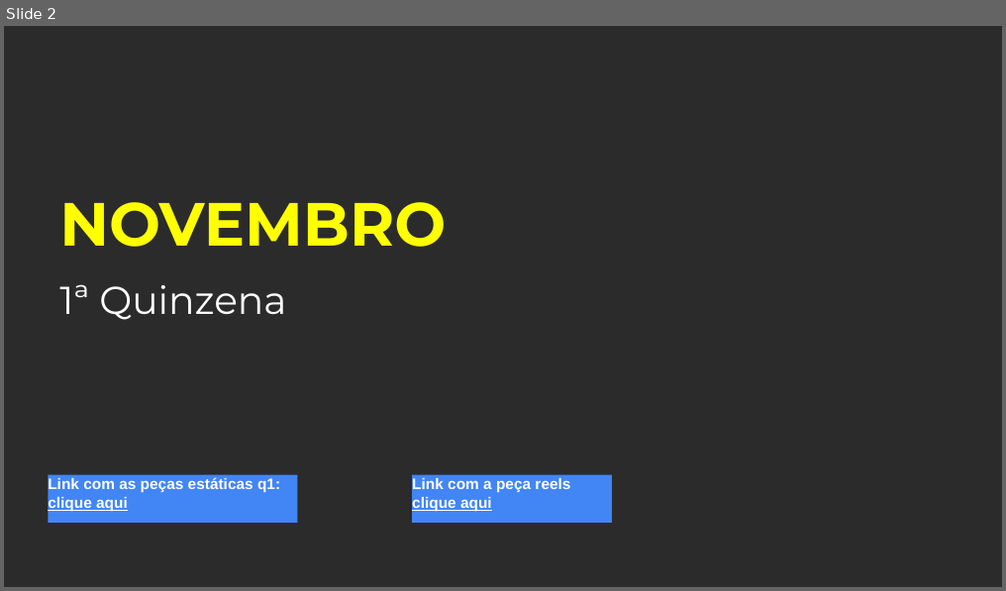
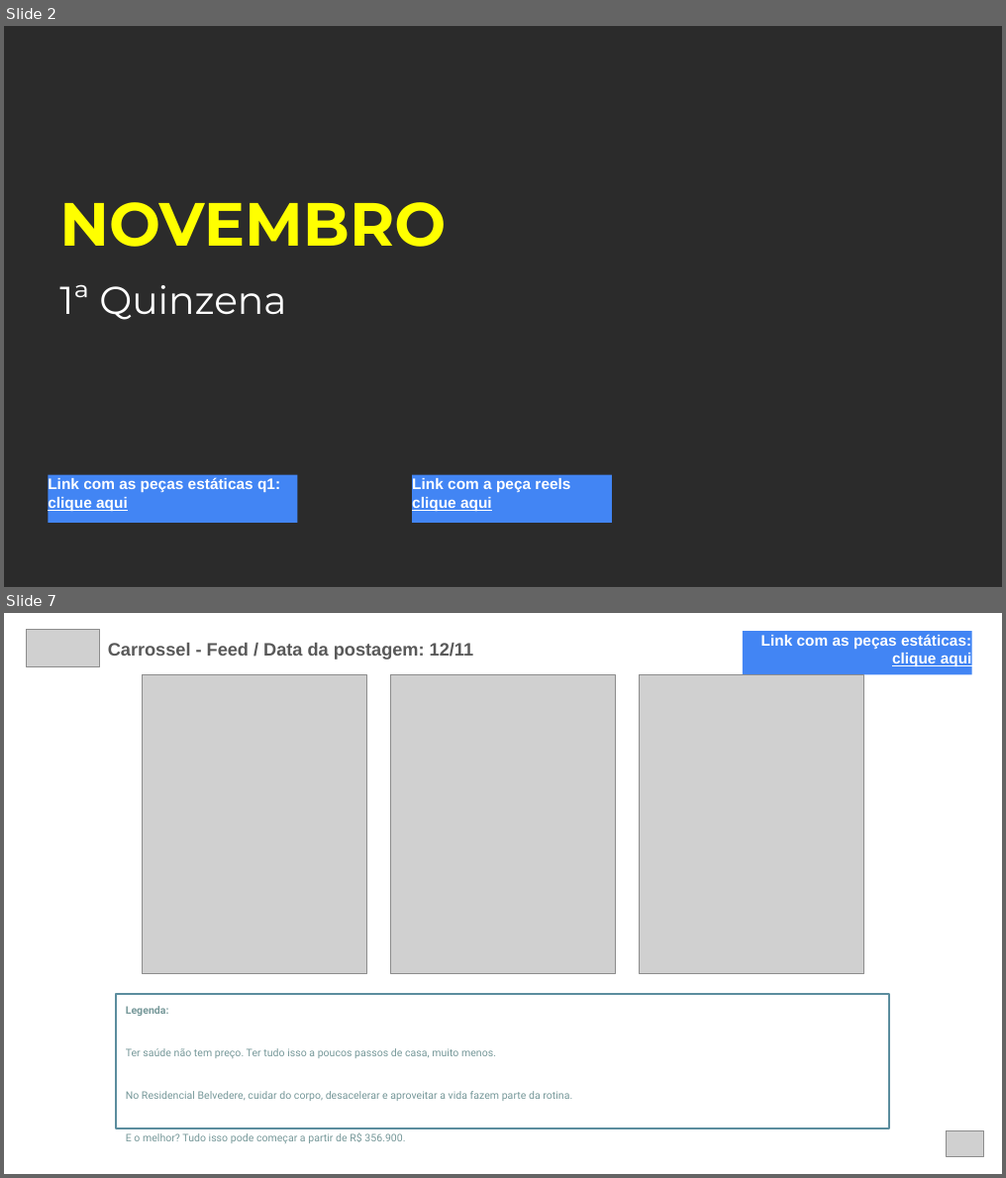
Before and after one commit to thiagoosocial/dashboard-instagram, a slide deck: Conteudos_Novembro_1_Quinzena_Lacca_Belvedere.pptx. Shown one above the other, each under a label of ours: slide 2 before the commit, slides 2 and 7 after it; the slides between them are not shown. The pictures are 1006x591 and 1006x1178 pixels, drawn with LibreOffice and Linux fonts; fonts in the diff are those of the drawing; grey boxes stand for pictures; background and template pictures are left out; a plain dark background stands for a picture behind light text. Boxes give left, top, right and bottom in pixels: in the first picture for what was removed or moved away, otherwise in the second. Text is boxed around its words. In the diff, an @@ line names an element or a change of style, - is before the commit and + after.

```diff
--- a/Conteudos_Novembro_1_Quinzena_Lacca_Belvedere.pptx
+++ b/Conteudos_Novembro_1_Quinzena_Lacca_Belvedere.pptx
@@ slide 7 added at bbox=[4, 613, 1002, 1174], background #FFFFFF @@
@@ picture added at bbox=[26, 629, 100, 666] @@
@@ rectangle added at bbox=[743, 631, 972, 674], fill #4285F4, 11 pt, text #FFFFFF, bold @@
+Link com as peças estáticas:
+clique aqui
@@ text added at bbox=[108, 643, 473, 660], 13 pt, text #595959, bold @@
+Carrossel - Feed / Data da postagem: 12/11
@@ picture added at bbox=[143, 674, 367, 974] @@
@@ picture added at bbox=[391, 674, 616, 974] @@
@@ picture added at bbox=[640, 674, 864, 974] @@
@@ rectangle added at bbox=[116, 994, 889, 1129], outline #5B8D9E 1 pt, 7.5 pt, text #769899 @@
+Legenda:
+Ter saúde não tem preço. Ter tudo isso a poucos passos de casa, muito menos.
+No Residencial Belvedere, cuidar do corpo, desacelerar e aproveitar a vida fazem parte da rotina.
+E o melhor? Tudo isso pode começar a partir de R$ 356.900.
+Clique no link da bio e fale com nosso time.
@@ picture added at bbox=[946, 1131, 984, 1157] @@
```
Also in this commit, not shown: 1 slide changed, 4 other slides added.
